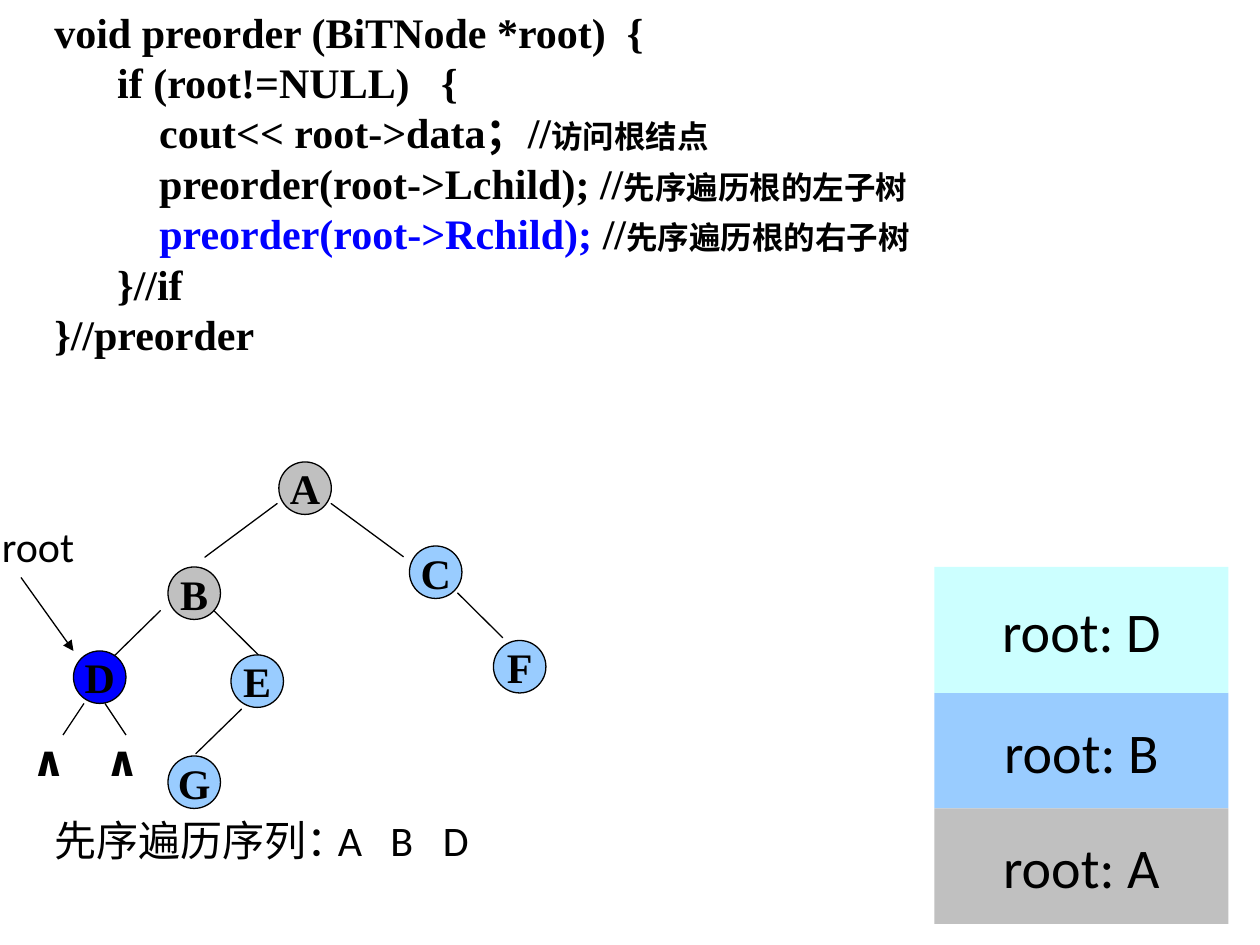
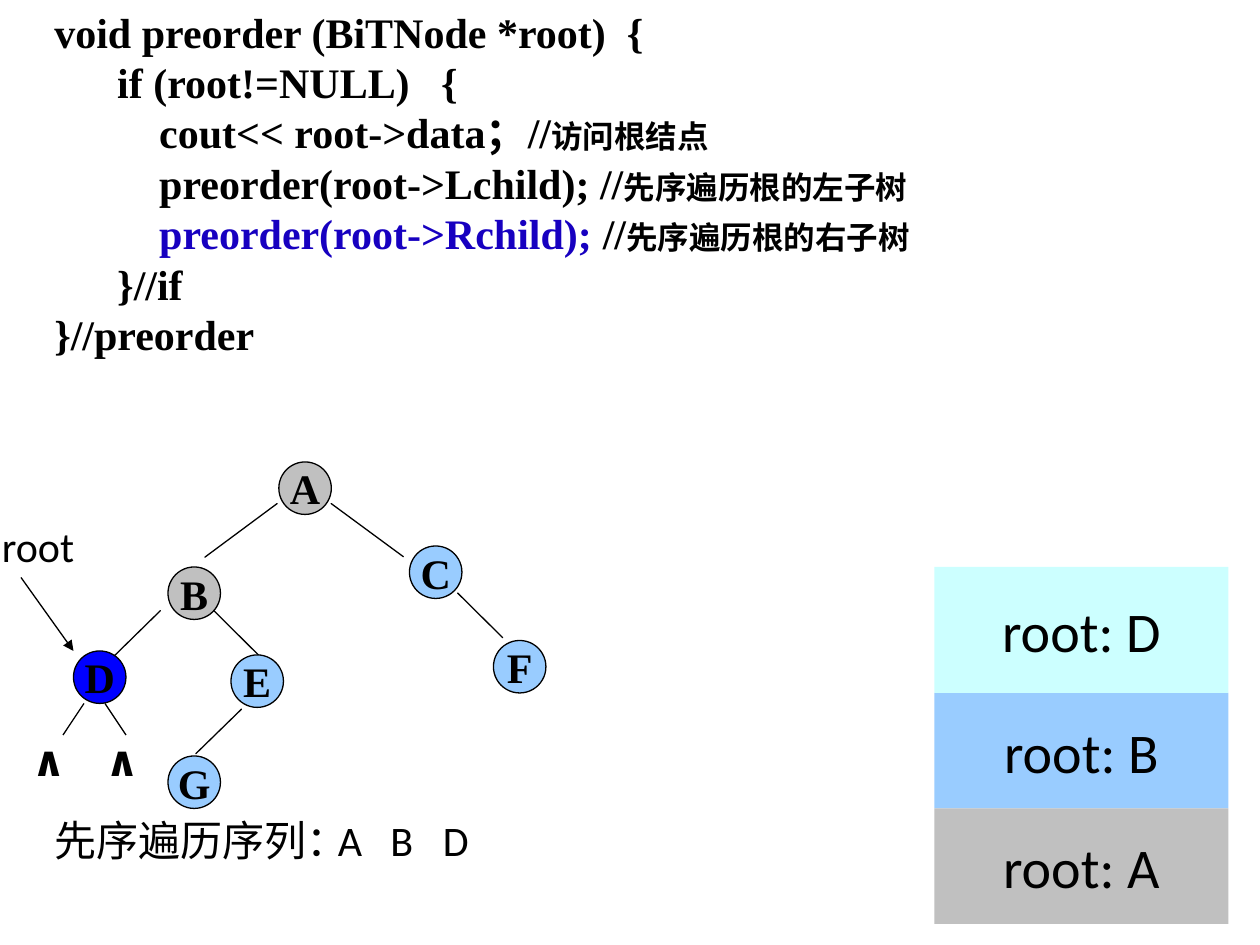
Before and after one commit to Gempittance/Data_Structur_Build, a slide deck: slide 60 of 数据结构PPT/ds6.pptx (slide 54 before the commit). Drawn at 1260x945 pixels with LibreOffice and Linux fonts; fonts in the diff are those of the drawing. Boxes give left, top, right and bottom in pixels: in the first picture for what was removed or moved away, otherwise in the second. Text is boxed around its words. In the diff, an @@ line names an element or a change of style, - is before the commit and + after.

```diff
--- a/数据结构PPT/ds6.pptx
+++ b/数据结构PPT/ds6.pptx
@@ text at [159, 220, 910, 258]: text colour #0000FF to #1700C0 in "preorder(root->Rchild);" @@
```
Also in this commit, not shown: 19 other slides changed, 17 slides added.
